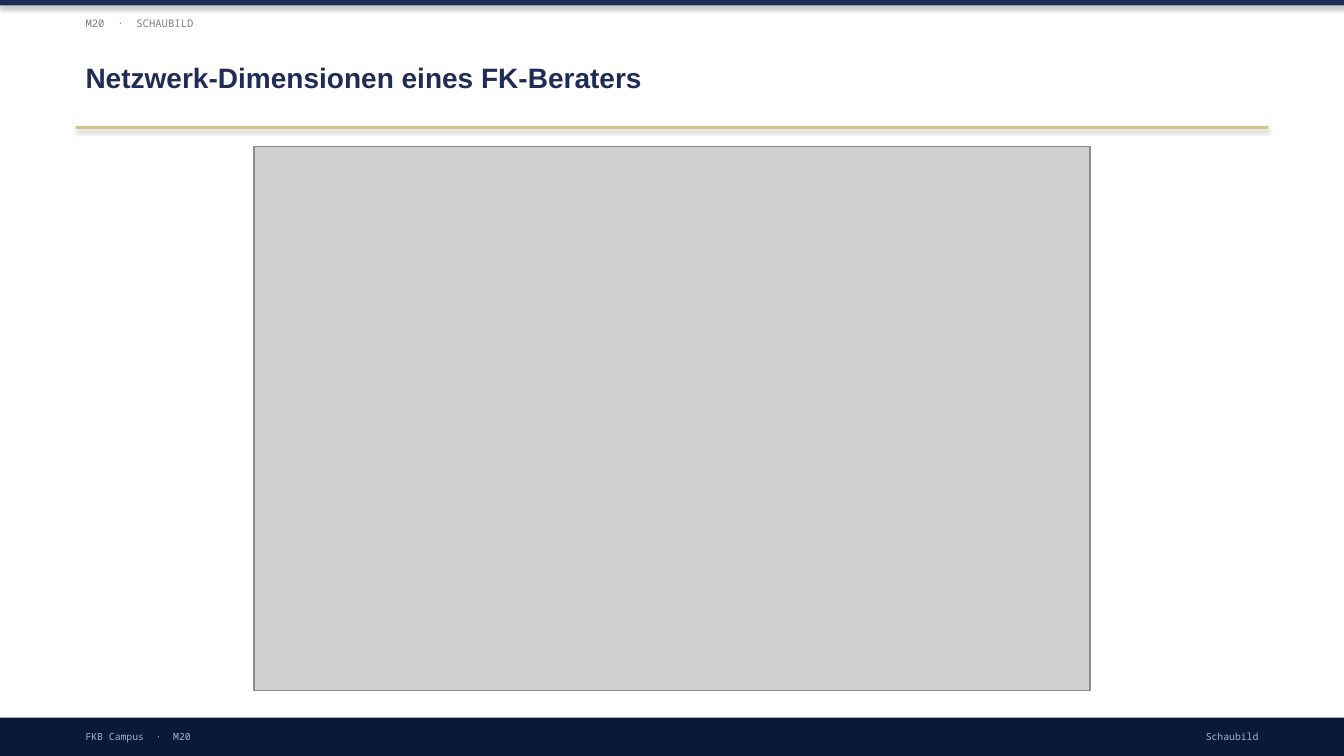
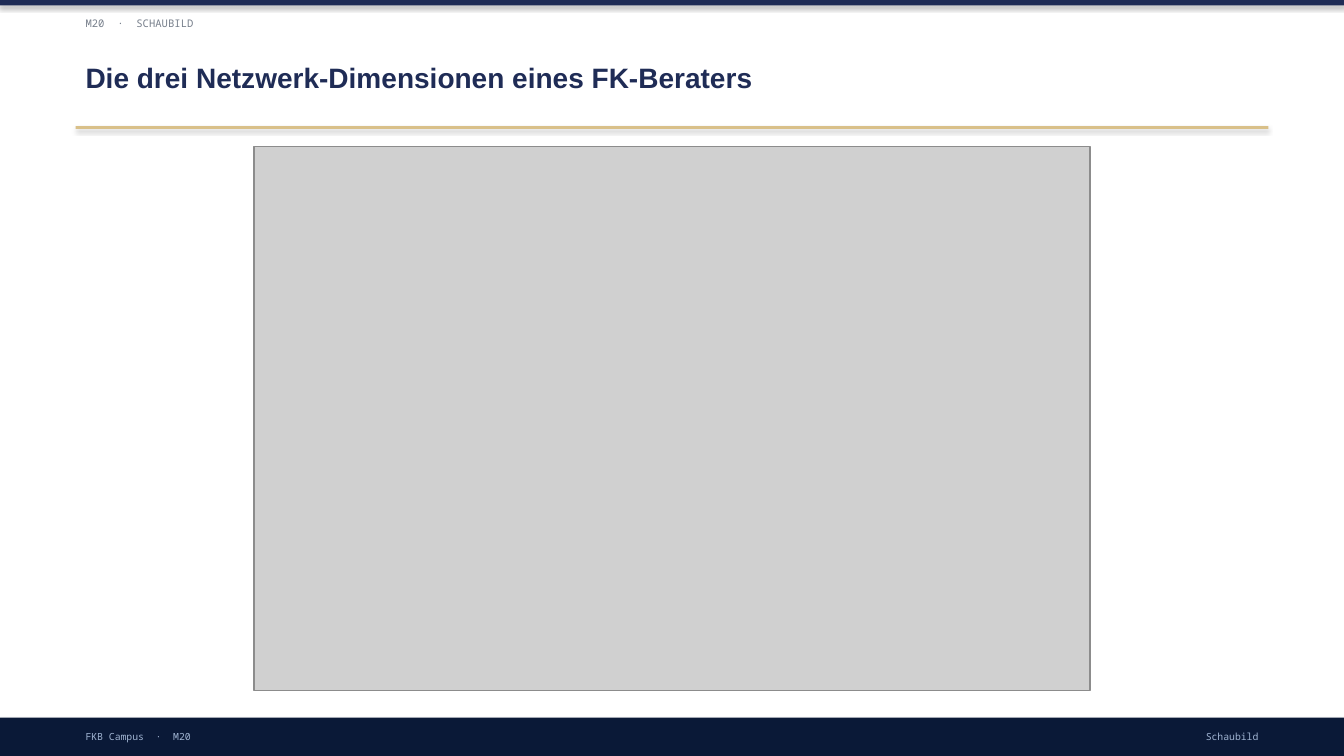
Before and after one commit to ck5rqc47pr-byte/firmenkundenakademie-online, a slide deck: slide 7 of protected-downloads/praesentation/M20.pptx (slide 8 before the commit). Drawn at 1344x756 pixels with LibreOffice and Linux fonts; fonts in the diff are those of the drawing; grey boxes stand for pictures. Boxes give left, top, right and bottom in pixels: in the first picture for what was removed or moved away, otherwise in the second. Text is boxed around its words. In the diff, an @@ line names an element or a change of style, - is before the commit and + after.

```diff
--- a/protected-downloads/praesentation/M20.pptx
+++ b/protected-downloads/praesentation/M20.pptx
@@ text at box(86, 67, 752, 89): text changed @@
-Netzwerk-Dimensionen eines FK-Beraters
+Die drei Netzwerk-Dimensionen eines FK-Beraters
```
Also in this commit, not shown: 1 other slide changed, 8 slides added, 10 slides removed, 1 other file.
